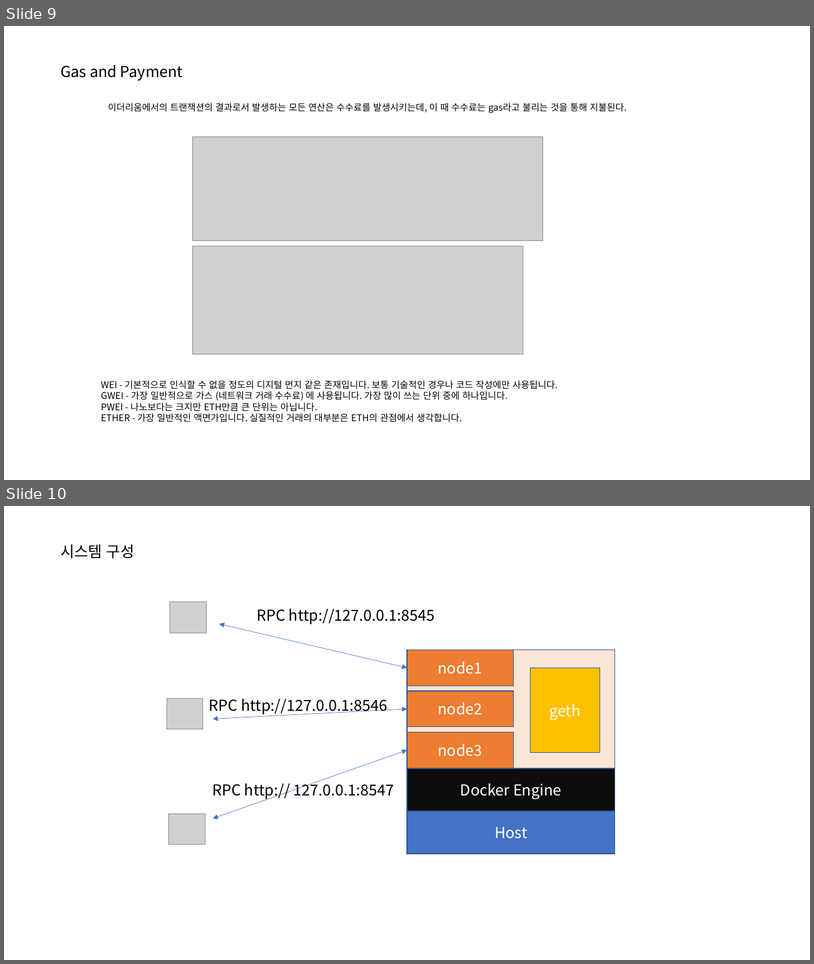
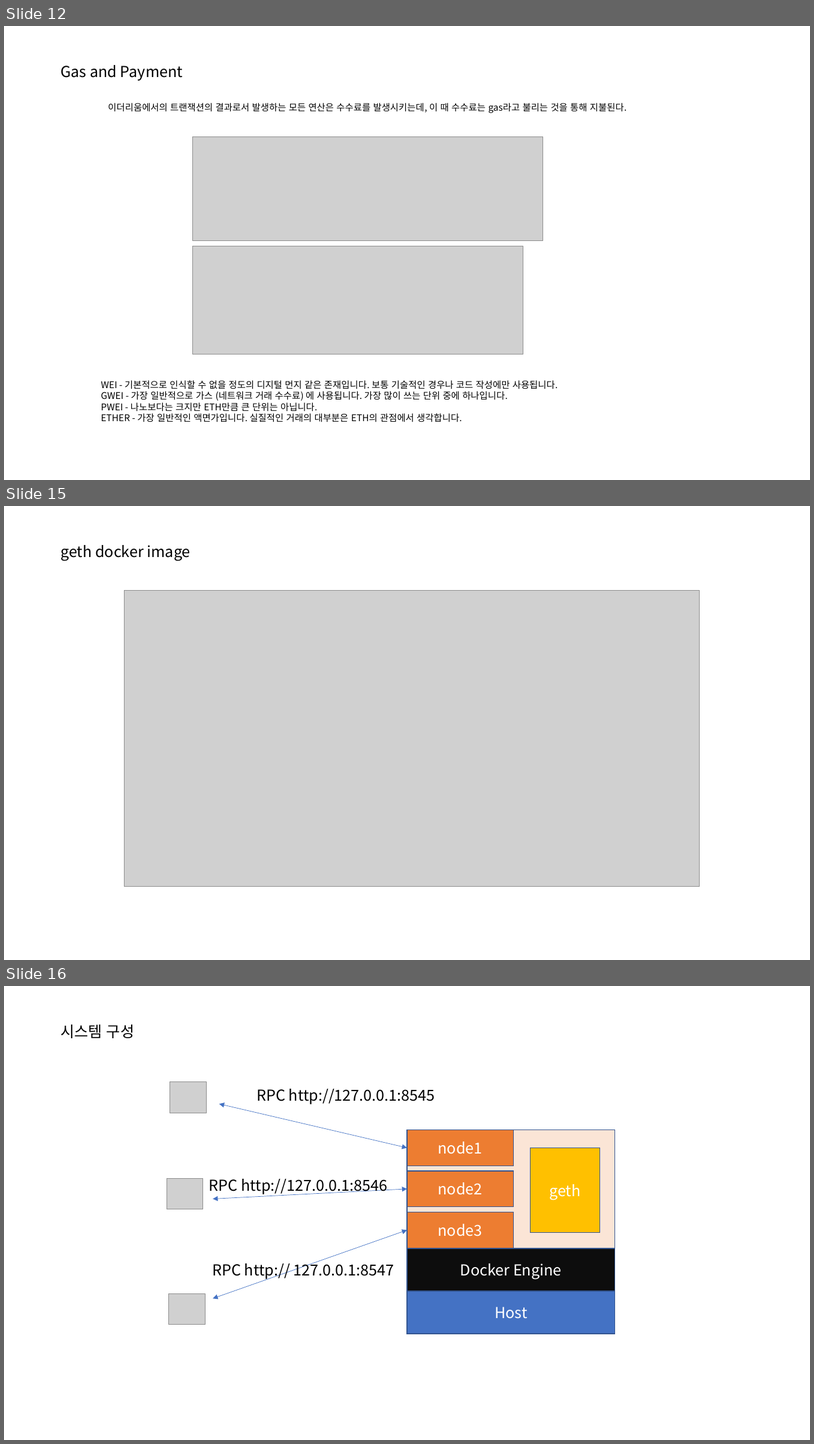
Before and after one commit to hypermusic80/eth_web3, a slide deck: 이더리움구축.pptx. Shown one above the other, each under a label of ours: slides 9 and 10 before the commit, slides 12, 15 and 16 after it; the slides between them are not shown. The pictures are 814x964 and 814x1444 pixels, drawn with LibreOffice and Linux fonts; fonts in the diff are those of the drawing; grey boxes stand for pictures. Boxes give left, top, right and bottom in pixels: in the first picture for what was removed or moved away, otherwise in the second. Text is boxed around its words. In the diff, an @@ line names an element or a change of style, - is before the commit and + after.

```diff
--- a/이더리움구축.pptx
+++ b/이더리움구축.pptx
@@ slide 15 added at <box>4,506,810,960</box>, background #FFFFFF @@
@@ text added at <box>60,545,191,561</box>, 18 pt, text #000000 @@
+geth docker image
@@ picture added at <box>125,591,700,886</box> @@
@@ what was slide 9 is now slide 12 @@
@@ what was slide 10 is now slide 16 @@
```
Also in this commit, not shown: 2 slides changed, 11 other slides added.
